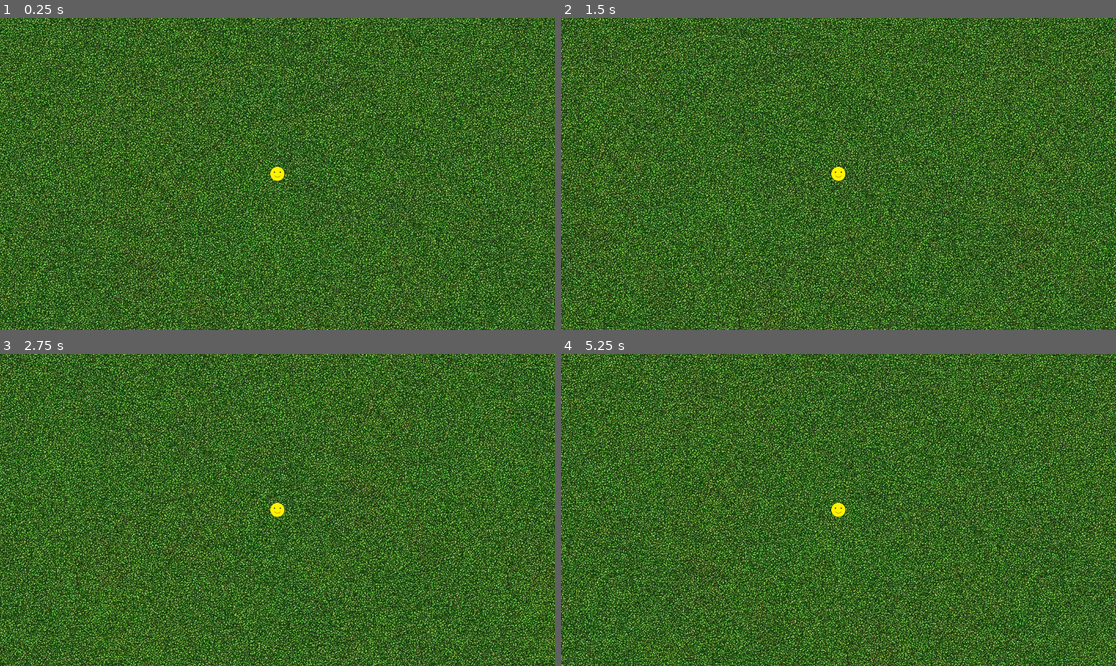
Above: before the commit, frames 1-4 (two rows, left to right).
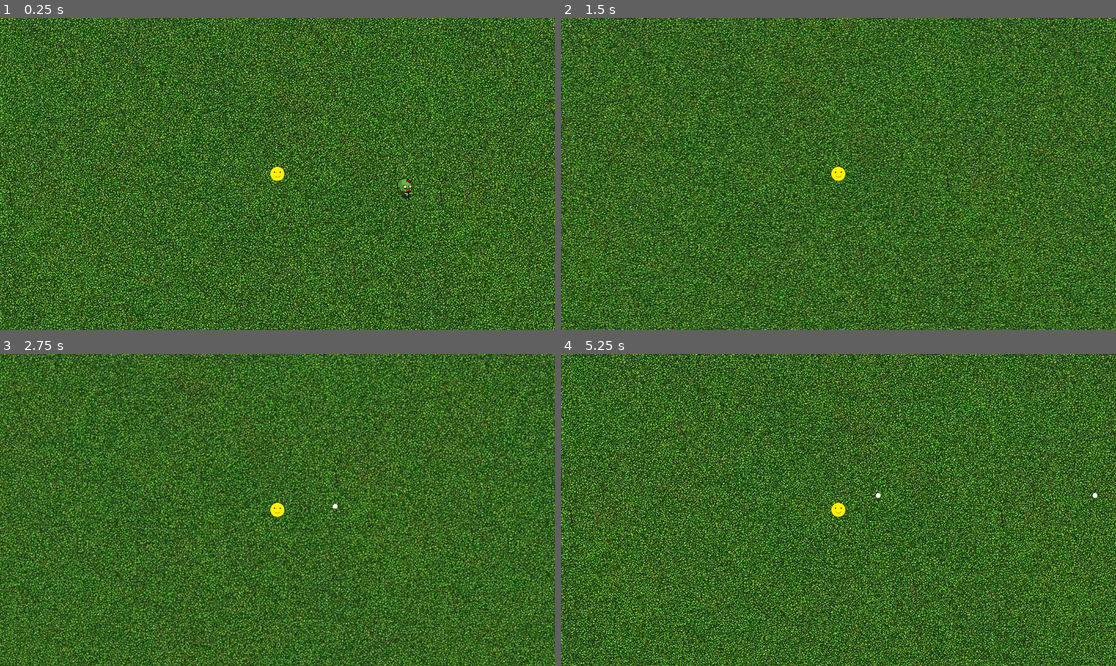
Above: after the commit, the same moments.

Repository: Posiden104/SurvivorGame-Godot
Game: Godot game, scene res://scenes/levels/Game.tscn
The game is run twice, just before and just after one commit, with the same random seed, the same clock (stepped at 60 frames per second) and the same inputs.
Inputs:
- Up to frame 1 (0.25 s): no input
- Up to frame 2 (1.5 s): hold D (Right) 0.53-1.28 s; hold S (Down) from 1.28 s (still down)
- Up to frame 3 (2.75 s): release S (Down) at 2.03 s; hold D (Right) from 2.03 s (still down)
- Up to frame 4 (5.25 s): release D (Right) at 2.78 s; hold W (Up) 2.78-3.53 s; hold A (Left) 3.53-5.03 s; hold S (Down) from 5.03 s (still down)

The runs differ from the first frame. In frame 1, 72% of the frame differs, in the area x 0-100%, y 0-100%; in frame 2, 69%; in frame 3, 68%; in frame 4, 72%.

Commit message:
player shooting, enemies dying

Diff:
--- /dev/null
+++ b/scenes/entities/enemies/zombie_slow.tscn
@@ -0,0 +1,21 @@
+[gd_scene load_steps=4 format=3 uid="uid://civf2v7v2gn7c"]
+
+[ext_resource type="Script" path="res://scripts/enemies/zombie_slow.gd" id="1_0pxp7"]
+[ext_resource type="Texture2D" uid="uid://rwn08jqhi43e" path="res://images/Zombie.png" id="1_3cmdp"]
+
+[sub_resource type="CapsuleShape2D" id="CapsuleShape2D_rj57t"]
+radius = 16.0
+height = 44.0
+
+[node name="ZombieSlow" type="RigidBody2D" groups=["enemies"]]
+contact_monitor = true
+script = ExtResource("1_0pxp7")
+
+[node name="Sprite2D" type="Sprite2D" parent="."]
+scale = Vector2(0.1, 0.1)
+texture = ExtResource("1_3cmdp")
+
+[node name="CollisionShape2D" type="CollisionShape2D" parent="."]
+shape = SubResource("CapsuleShape2D_rj57t")
+
+[connection signal="body_entered" from="." to="." method="_on_body_entered"]
--- a/scenes/entities/player.tscn
+++ b/scenes/entities/player.tscn
@@ -1,13 +1,15 @@
-[gd_scene load_steps=4 format=3 uid="uid://co4b3ayy6bk2f"]
+[gd_scene load_steps=6 format=3 uid="uid://co4b3ayy6bk2f"]
 
-[ext_resource type="Script" path="res://scenes/entities/Player.gd" id="1_5et12"]
+[ext_resource type="Script" path="res://scripts/Player.gd" id="1_nu717"]
 [ext_resource type="Texture2D" uid="uid://caqhdmeluftny" path="res://images/Smile.png" id="2_c6ll2"]
+[ext_resource type="Script" path="res://scripts/weapons/gun.gd" id="3_frasd"]
+[ext_resource type="PackedScene" uid="uid://bealsj7ifws7l" path="res://scenes/projectiles/bullet.tscn" id="4_wepur"]
 
 [sub_resource type="CircleShape2D" id="CircleShape2D_rxain"]
 radius = 30.0
 
-[node name="Player" type="CharacterBody2D"]
-script = ExtResource("1_5et12")
+[node name="Player" type="CharacterBody2D" groups=["player"]]
+script = ExtResource("1_nu717")
 
 [node name="Sprite2D" type="Sprite2D" parent="."]
 scale = Vector2(0.5, 0.5)
@@ -18,3 +20,13 @@
 shape = SubResource("CircleShape2D_rxain")
 
 [node name="Camera2D" type="Camera2D" parent="."]
+
+[node name="Weapons" type="Node2D" parent="."]
+
+[node name="Gun" type="Node2D" parent="Weapons"]
+script = ExtResource("3_frasd")
+bullet = ExtResource("4_wepur")
+
+[node name="Timer" type="Timer" parent="Weapons/Gun"]
+
+[connection signal="timeout" from="Weapons/Gun/Timer" to="Weapons/Gun" method="_on_timer_timeout"]
--- a/scenes/levels/Game.tscn
+++ b/scenes/levels/Game.tscn
@@ -1,9 +1,10 @@
-[gd_scene load_steps=3 format=3 uid="uid://ogloqd2aef8e"]
+[gd_scene load_steps=4 format=3 uid="uid://ogloqd2aef8e"]
 
 [ext_resource type="Texture2D" uid="uid://jmmgalayjhp1" path="res://images/Background.jpg" id="1_sg7ai"]
 [ext_resource type="PackedScene" uid="uid://co4b3ayy6bk2f" path="res://scenes/entities/player.tscn" id="2_c3wqr"]
+[ext_resource type="PackedScene" uid="uid://civf2v7v2gn7c" path="res://scenes/entities/enemies/zombie_slow.tscn" id="3_nea1x"]
 
-[node name="Node2D" type="Node2D"]
+[node name="Game" type="Node2D"]
 
 [node name="ParallaxBackground" type="ParallaxBackground" parent="."]
 
@@ -15,4 +16,10 @@
 centered = false
 region_rect = Rect2(0, 0, 894, 894)
 
+[node name="ProjectileContainer" type="Node2D" parent="."]
+
 [node name="Player" parent="." instance=ExtResource("2_c3wqr")]
+position = Vector2(574, 325)
+
+[node name="ZombieSlow" parent="." instance=ExtResource("3_nea1x")]
+position = Vector2(851, 355)
--- /dev/null
+++ b/scenes/projectiles/bullet.tscn
@@ -0,0 +1,22 @@
+[gd_scene load_steps=4 format=3 uid="uid://bealsj7ifws7l"]
+
+[ext_resource type="Texture2D" uid="uid://d253x2mgt68yk" path="res://images/circle-full.png" id="1_iif7x"]
+[ext_resource type="Script" path="res://scripts/weapons/projectiles/bullet.gd" id="1_y87rr"]
+
+[sub_resource type="CircleShape2D" id="CircleShape2D_qx7cu"]
+radius = 5.0
+
+[node name="Bullet" type="Node2D"]
+script = ExtResource("1_y87rr")
+
+[node name="BulletImage" type="Sprite2D" parent="."]
+scale = Vector2(0.05, 0.05)
+texture = ExtResource("1_iif7x")
+
+[node name="Area" type="Area2D" parent="."]
+
+[node name="Collider" type="CollisionShape2D" parent="Area"]
+shape = SubResource("CircleShape2D_qx7cu")
+
+[connection signal="area_entered" from="Area" to="." method="_on_area_area_entered"]
+[connection signal="body_entered" from="Area" to="." method="_on_area_body_entered"]
--- a/scenes/entities/Player.gd
+++ b/scripts/Player.gd
@@ -2,10 +2,7 @@
 
 class_name  Player
 
-const SPEED = 300.0
-
-func _process(_delta):
-	pass
+var speed = 150.0
 
 func _physics_process(_delta):
 	velocity = Vector2.ZERO
@@ -18,6 +15,6 @@
 	if Input.is_action_pressed('Up'):
 		velocity.y -= 1
 
-	velocity = velocity.normalized() * SPEED
+	velocity = velocity.normalized() * speed
 
 	move_and_slide()
--- /dev/null
+++ b/scripts/enemies/zombie_slow.gd
@@ -0,0 +1,30 @@
+extends RigidBody2D
+
+var player
+
+var targetPos = null
+var speed = 50
+var health = 1
+var maxHealth = 1
+
+func _ready():
+	player = get_tree().get_nodes_in_group("player")[0]
+
+func _process(delta):
+	pass
+
+func _physics_process(delta):
+	targetPos = player.get_position()
+	var velocity = targetPos - position
+
+	velocity = velocity.normalized() * speed
+
+	set_linear_velocity(velocity)
+
+func _on_body_entered(body):
+	print("Something hit me")
+
+func damage(damage):
+	health -= damage
+	if health <= 0:
+		queue_free()
--- /dev/null
+++ b/scripts/weapons/gun.gd
@@ -0,0 +1,19 @@
+extends Node2D
+
+@export var isActive : bool = true
+@export var bullet : PackedScene
+
+# Called when the node enters the scene tree for the first time.
+func _ready():
+	$Timer.start(1)
+
+
+# Called every frame. 'delta' is the elapsed time since the previous frame.
+func _process(delta):
+	pass
+
+
+func _on_timer_timeout():
+	var b = bullet.instantiate()
+	get_node("/root/Game/ProjectileContainer").add_child(b)
+	b.global_position = global_position
--- /dev/null
+++ b/scripts/weapons/projectiles/bullet.gd
@@ -0,0 +1,27 @@
+extends Node2D
+
+@export var speed:int = 5
+var damage = 1
+var hitLimit:int = 1
+
+# Called when the node enters the scene tree for the first time.
+func _ready():
+	pass # Replace with function body.
+
+
+# Called every frame. 'delta' is the elapsed time since the previous frame.
+func _physics_process(delta):
+	position.x += speed
+
+func hitBody():
+	hitLimit -= 1
+	if hitLimit <= 0:
+		queue_free()
+
+func _on_area_area_entered(area):
+	print("Oh! I hit an area!")
+
+func _on_area_body_entered(body):
+	if not body.is_in_group("player") and body.has_method("damage"):
+		body.damage(damage)
+		hitBody()
